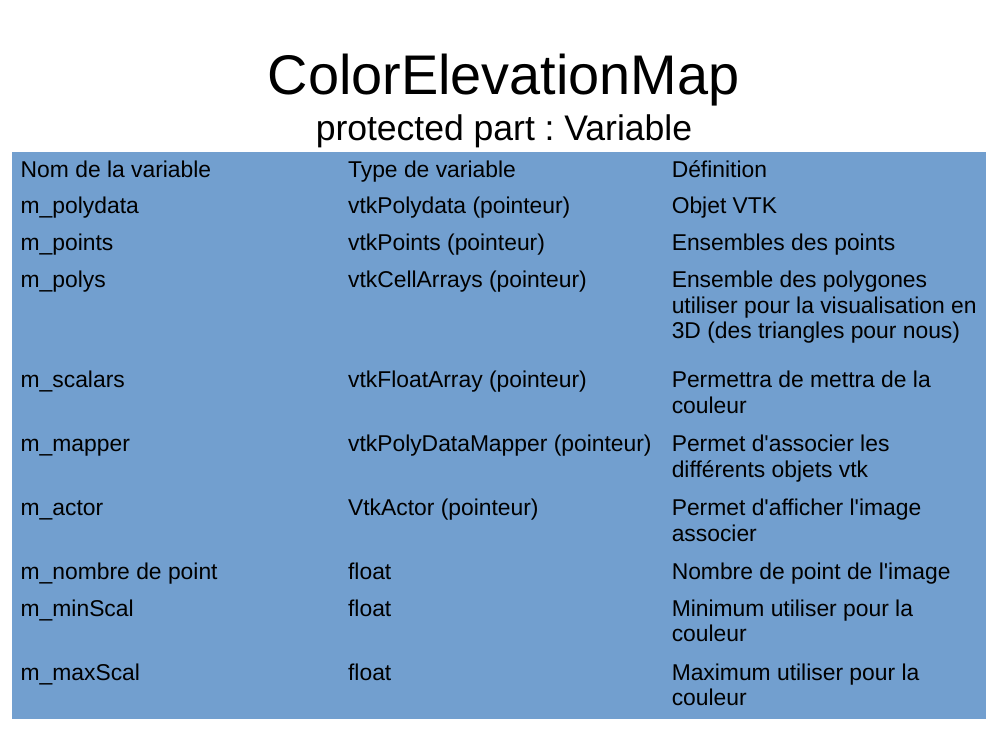
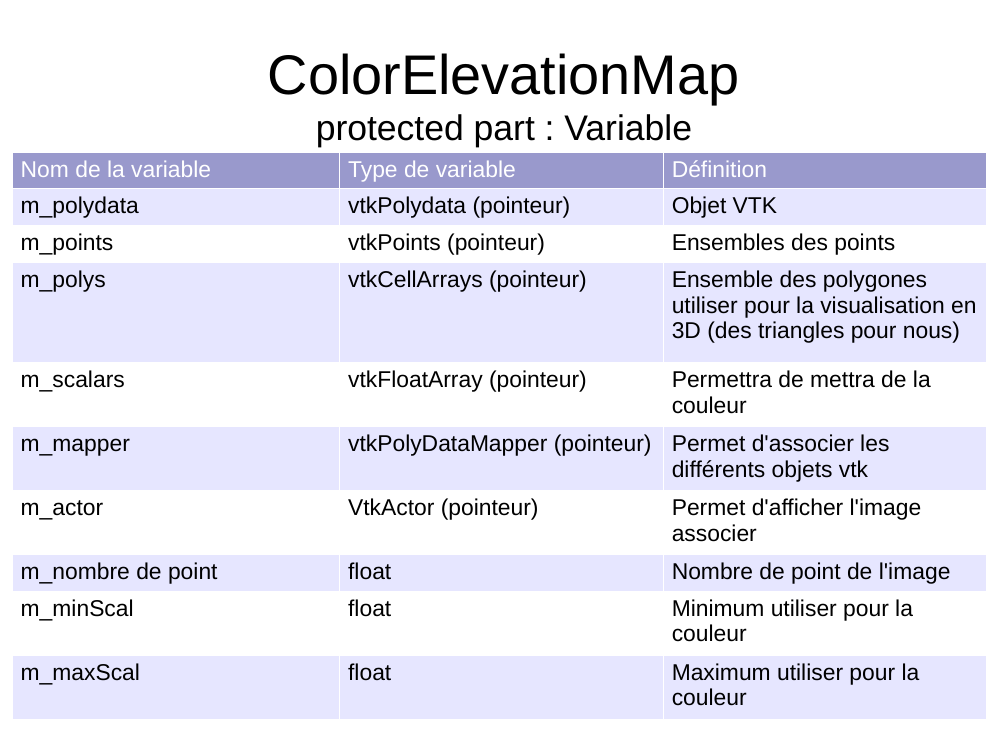
Before and after one commit to exopole/gitVTK, a slide deck: slide 22 of Presentation/PresentationCode.odp. Drawn at 1008x756 pixels with LibreOffice and Linux fonts; fonts in the diff are those of the drawing. Boxes give left, top, right and bottom in pixels: in the first picture for what was removed or moved away, otherwise in the second. Text is boxed around its words. In the diff, an @@ line names an element or a change of style, - is before the commit and + after.

```diff
--- a/Presentation/PresentationCode.odp
+++ b/Presentation/PresentationCode.odp
@@ table at (x1=12, y1=152, x2=987, y2=710) @@
@@ fill #729FCF to #9999CC in row 1 @@
@@ fill #729FCF to #E6E6FF in 15 cells @@
@@ fill #729FCF to #FFFFFF in 12 cells @@
@@ text colour #000000 to #FFFFFF in "Nom de la variable", "Type de variable", "Définition" @@
@@ borders changed @@
```
Also in this commit, not shown: 28 other slides changed, 9 other files.
